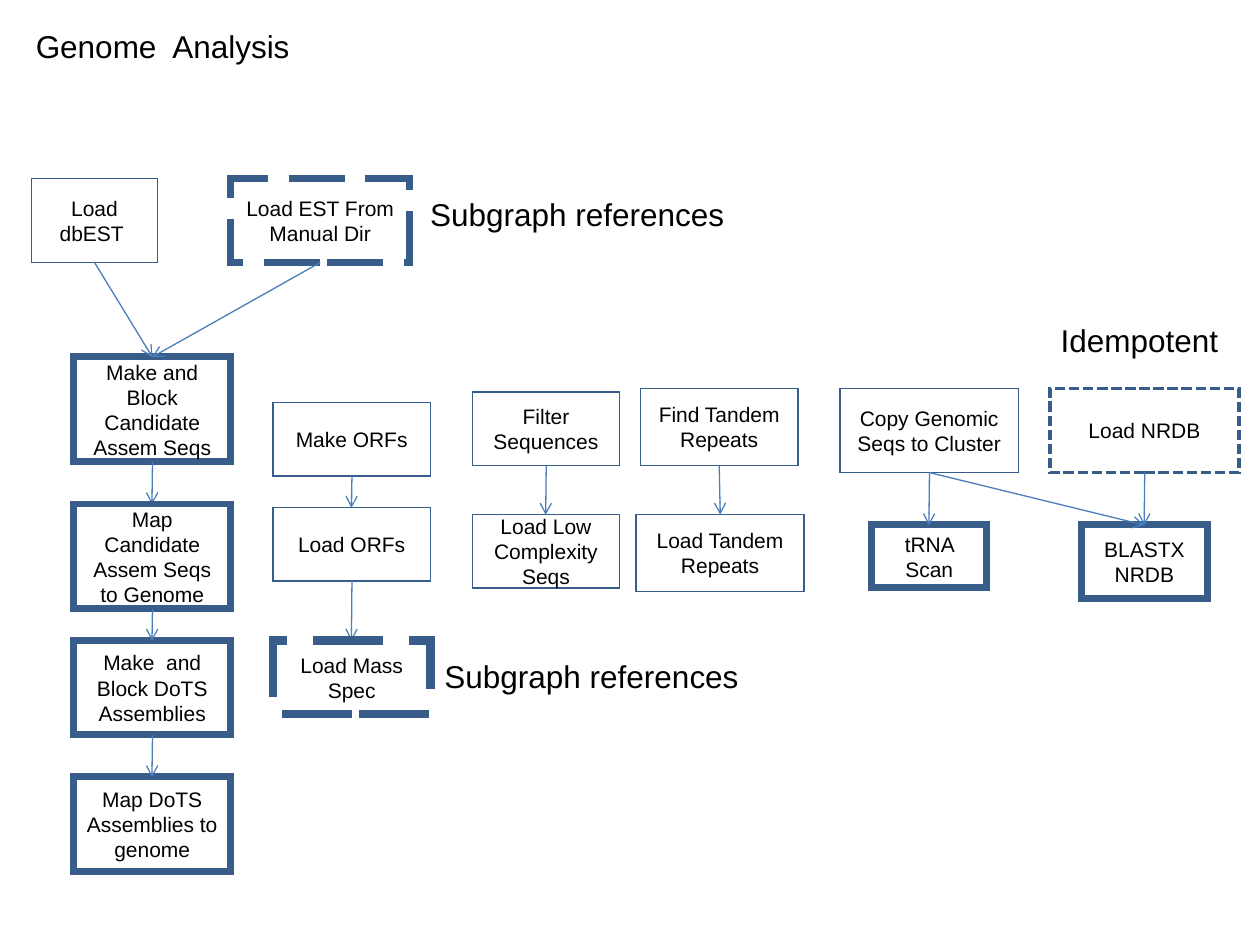
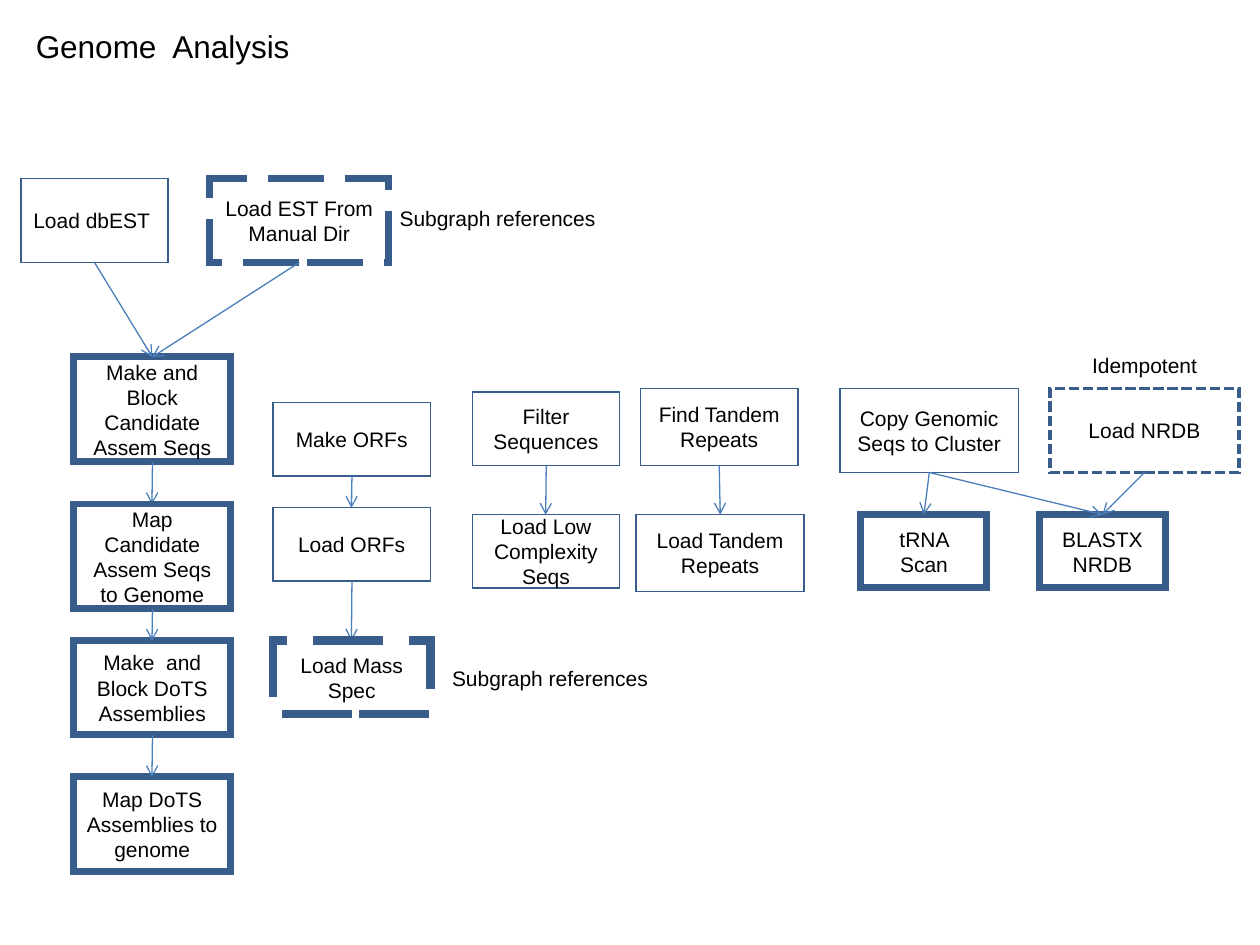
Before and after one commit to VEuPathDB/ApiCommonWorkflow, a slide deck: slide 6 of Main/doc/IntegratedWorkflow.ppt (slide 7 before the commit). Drawn at 1260x945 pixels with LibreOffice and Linux fonts; fonts in the diff are those of the drawing. Boxes give left, top, right and bottom in pixels: in the first picture for what was removed or moved away, otherwise in the second. Text is boxed around its words. In the diff, an @@ line names an element or a change of style, - is before the commit and + after.

```diff
--- a/Main/doc/IntegratedWorkflow.ppt
+++ b/Main/doc/IntegratedWorkflow.ppt
@@ rectangle "Load dbEST": place and size @@
-rectangle "Load dbEST" at [32, 179, 158, 263]
+rectangle "Load dbEST" at [21, 179, 169, 263]
@@ rectangle "Load EST From Manual Dir": place and size @@
-rectangle "Load EST From Manual Dir" at [231, 179, 410, 263]
+rectangle "Load EST From Manual Dir" at [210, 179, 389, 263]
@@ size 18 to 12 pt in 3 elements at [1092, 357, 1197, 378], [452, 670, 648, 690], [400, 210, 595, 231] @@
@@ text "Subgraph references": place and size @@
-text "Subgraph references" at [430, 203, 724, 232]
+text "Subgraph references" at [400, 210, 595, 231]
@@ arrow moved from (320, 262) - (152, 357) to (300, 262) - (152, 357) @@
@@ text "Idempotent": place and size @@
-text "Idempotent" at [1061, 329, 1219, 358]
+text "Idempotent" at [1092, 357, 1197, 378]
@@ arrow moved from (930, 472) - (929, 525) to (930, 472) - (924, 514) @@
@@ arrow moved from (929, 472) - (1144, 525) to (930, 472) - (1102, 514) @@
@@ arrow moved from (1145, 472) - (1144, 525) to (1144, 472) - (1102, 514) @@
@@ rectangle "tRNA Scan": place and size @@
-rectangle "tRNA Scan" at [872, 525, 988, 588]
+rectangle "tRNA Scan" at [861, 514, 987, 587]
@@ rectangle "BLASTX": place and size @@
-rectangle "BLASTX" at [1081, 525, 1207, 598]
+rectangle "BLASTX" at [1040, 514, 1166, 587]
@@ text "Subgraph references": place and size @@
-text "Subgraph references" at [444, 665, 739, 694]
+text "Subgraph references" at [452, 670, 648, 690]
```
Also in this commit, not shown: 7 other slides changed, 4 slides added, 1 slide removed.
